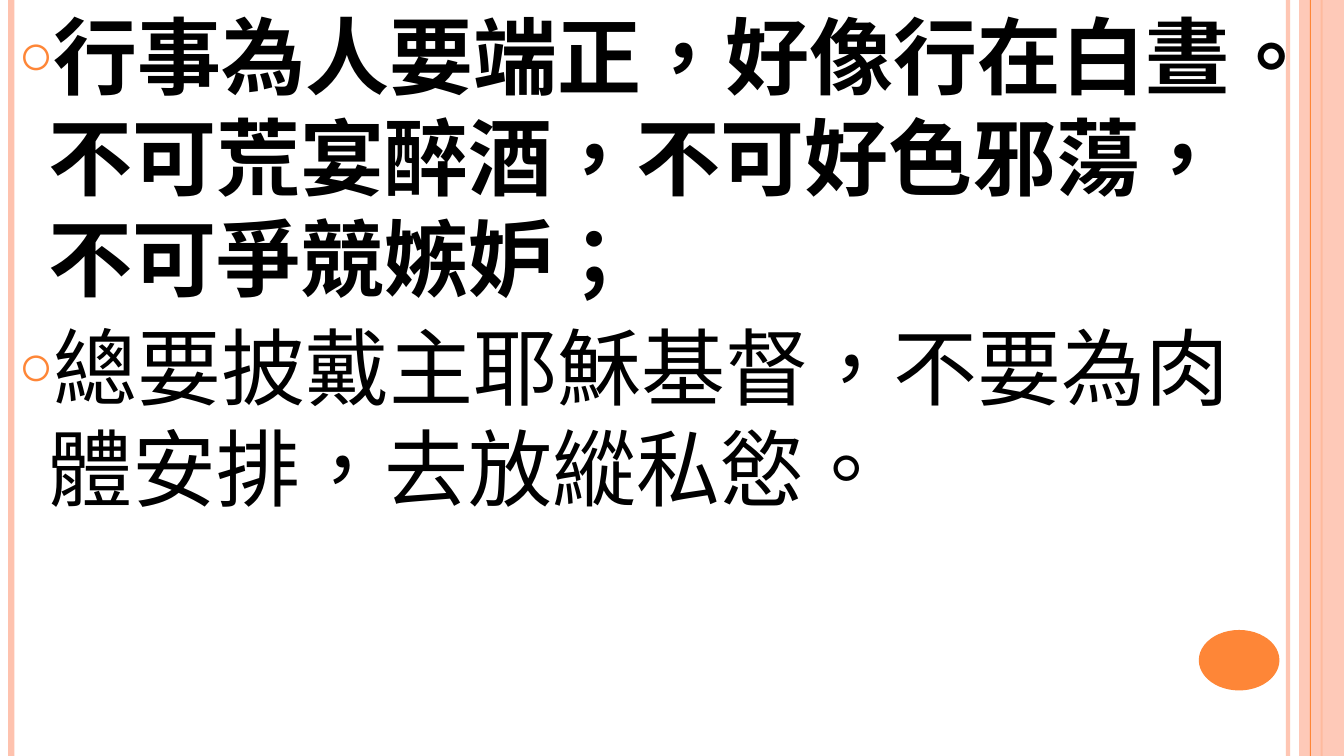
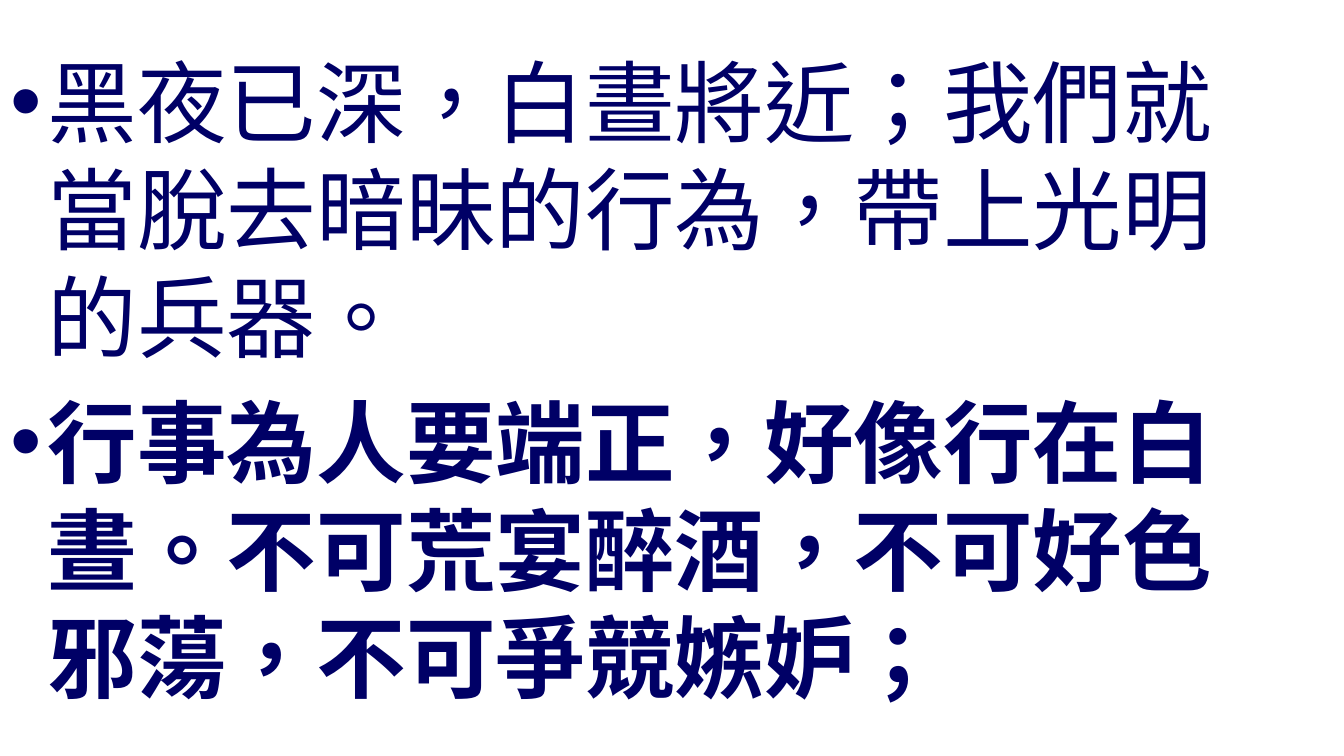
Before and after one commit to batisuoc/worship-resources, a slide deck: slide 6 of 74為鹽為光.pptx (slide 7 before the commit). Drawn at 1344x756 pixels with LibreOffice and Linux fonts; fonts in the diff are those of the drawing; background and template pictures are left out. Boxes give left, top, right and bottom in pixels: in the first picture for what was removed or moved away, otherwise in the second. Text is boxed around its words. In the diff, an @@ line names an element or a change of style, - is before the commit and + after.

```diff
--- a/74為鹽為光.pptx
+++ b/74為鹽為光.pptx
@@ text "黑夜已深，白晝將近；我們就當脫去暗昧的行為，帶上光明的兵器。": place and size @@
-text "黑夜已深，白晝將近；我們就當脫去暗昧的行為，帶上光明的兵器。" at box(49, 4, 1314, 507)
+text "黑夜已深，白晝將近；我們就當脫去暗昧的行為，帶上光明的兵器。" at box(48, 60, 1212, 703)
@@ text "黑夜已深，白晝將近；我們就當脫去暗昧的行為，帶上光明的兵器。" at box(48, 60, 1212, 703): vertical alignment top to middle @@
@@ line removed from (11, 0) to (11, 756) @@
@@ line removed from (1289, 0) to (1289, 756) @@
@@ rectangle removed at box(1300, 0, 1344, 756) @@
@@ line removed from (1311, 0) to (1311, 756) @@
@@ line removed from (1322, 0) to (1322, 756) @@
@@ text at box(48, 60, 1212, 358): paragraph added @@
+• 黑夜已深，白晝將近；我們就當脫去暗昧的行為，帶上光明的兵器。
@@ text at box(49, 328, 1230, 507): paragraph removed @@
-○ 總要披戴主耶穌基督，不要為肉體安排，去放縱私慾。
@@ text at box(48, 399, 1212, 703): size 60 to 64 pt, text colour #000000 to #000066 in "行事為人要端正，好像行在白晝。不可荒宴醉酒，不可好色邪蕩，不可爭競嫉妒；"; bullet ○ to •; more space between paragraphs @@
@@ ellipse removed at box(1199, 630, 1279, 691) @@
```
Also in this commit, not shown: 6 other slides changed, 1 slide removed, 3 other files.
